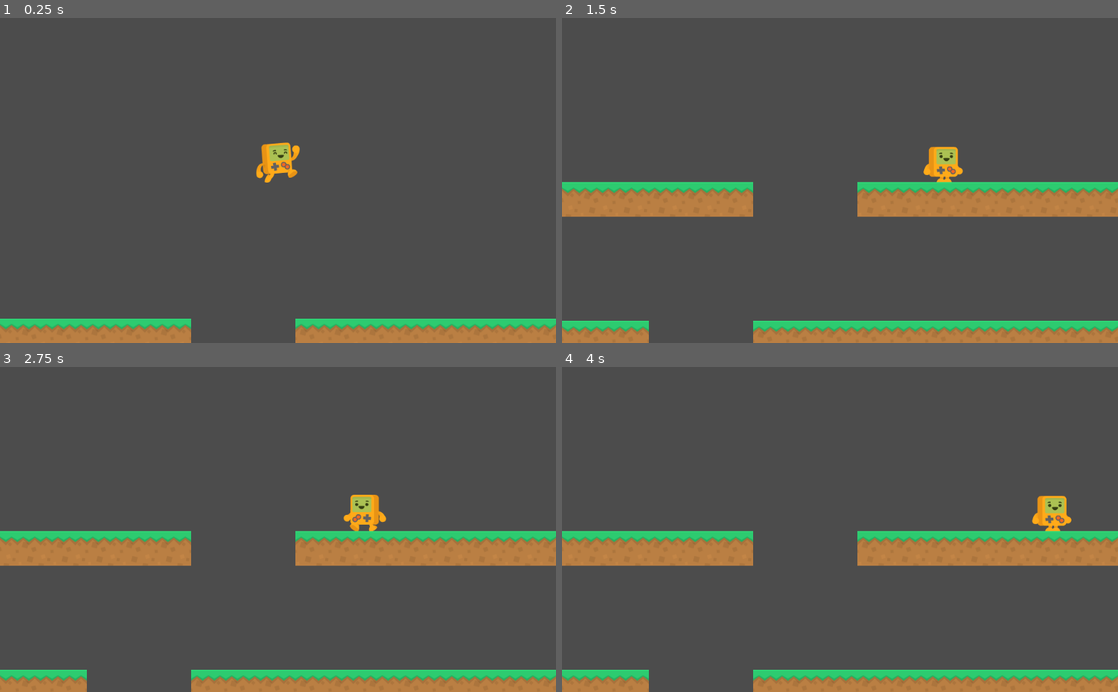
Above: before the commit, frames 1-4 (two rows, left to right).
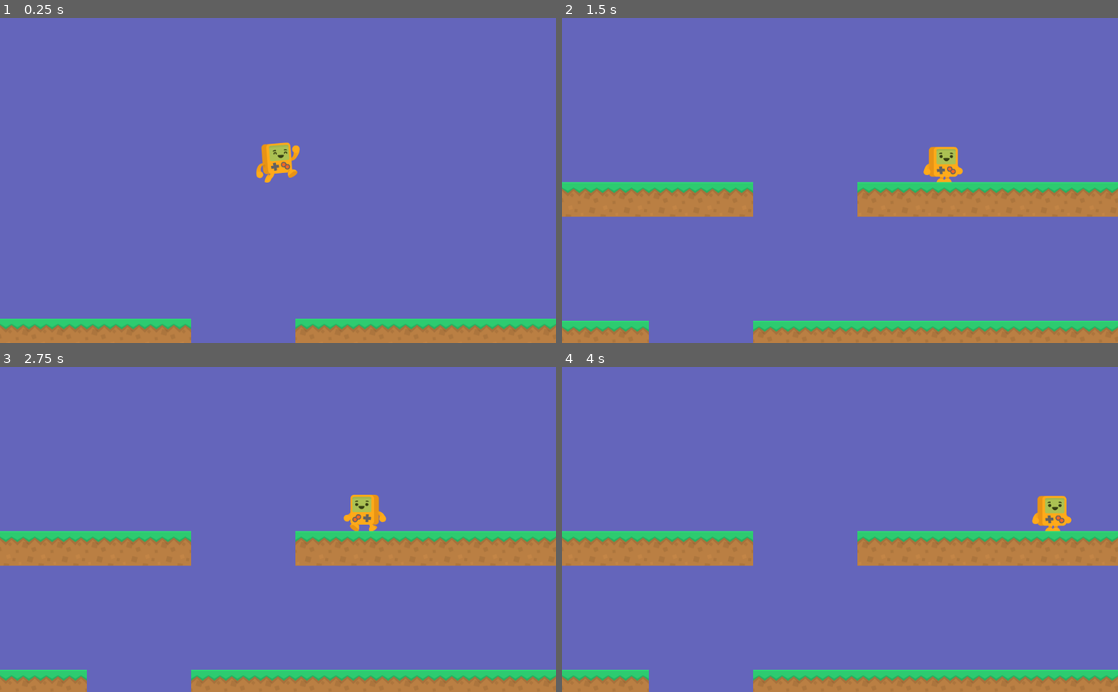
Above: after the commit, the same moments.

Repository: CloneDeath/DiamondFall
Game: Godot game, scene res://Main.tscn
Two runs of this game, one before a commit and one after it. Both use one fixed random seed, a clock stepped at 60 frames per second and the inputs below.
Inputs:
- Up to frame 1 (0.25 s): no input
- Up to frame 2 (1.5 s): hold Right (ui_right) from 0.53 s (still down)
- Up to frame 3 (2.75 s): release Right (ui_right) at 2.03 s; hold Left (ui_left) from 2.03 s (still down)
- Up to frame 4 (4 s): release Left (ui_left) at 2.78 s; hold Right (ui_right) from 2.78 s (still down)

The runs differ from the first frame. In frame 1, 93% of the frame differs, in the area x 0-100%, y 0-100%; in frame 2, 85%; in frame 3, 85%; in frame 4, 85%.

Commit message:
Changed sky color and added icon.

Diff:
--- a/project.godot
+++ b/project.godot
@@ -16,4 +16,5 @@
 
 [rendering]
 
+environment/default_clear_color=Color( 0.393005, 0.398339, 0.734375, 1 )
 environment/default_environment="res://default_env.tres"
Binary file changed: icon.png
